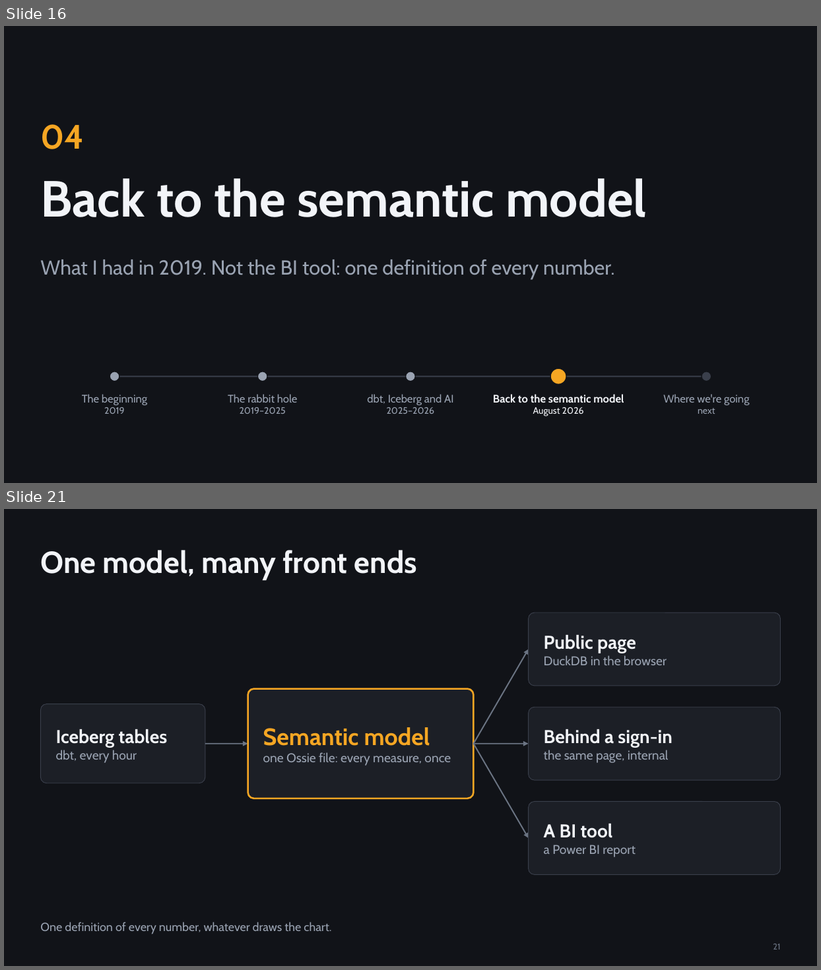
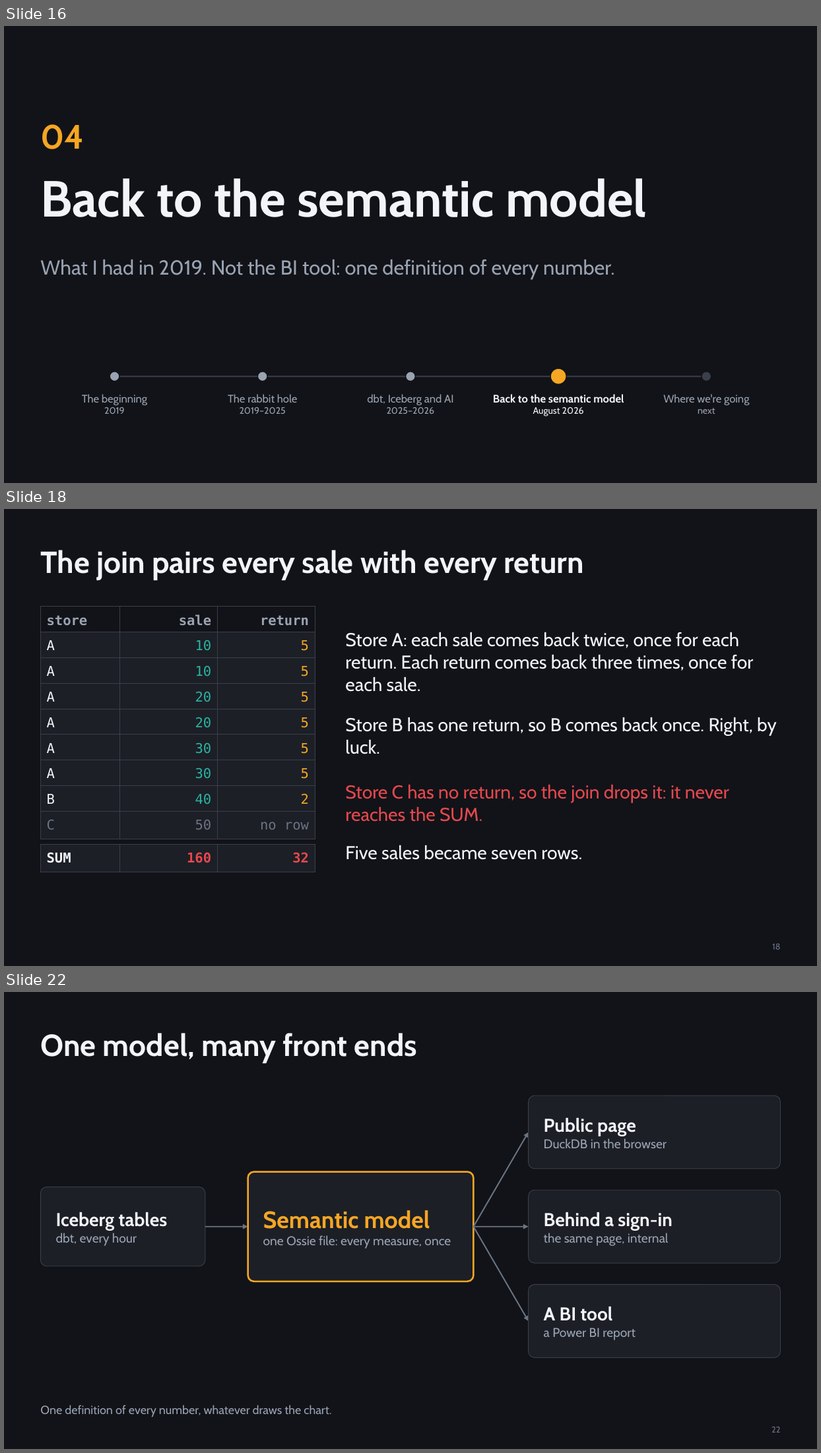
Before and after one commit to djouallah/presentations, a slide deck: analytics-as-code/analytics-as-code.pptx. Shown one above the other, each under a label of ours: slides 16 and 21 before the commit, slides 16, 18 and 22 after it; the slides between them are not shown. The pictures are 821x970 and 821x1453 pixels, drawn with LibreOffice and Linux fonts; fonts in the diff are those of the drawing. Boxes give left, top, right and bottom in pixels: in the first picture for what was removed or moved away, otherwise in the second. Text is boxed around its words. In the diff, an @@ line names an element or a change of style, - is before the commit and + after.

```diff
--- a/analytics-as-code/analytics-as-code.pptx
+++ b/analytics-as-code/analytics-as-code.pptx
@@ slide 18 added at bbox=[4, 509, 817, 966], background #111318 @@
@@ title added at bbox=[40, 550, 584, 580], 36 pt, text #F2F4F8, bold @@
+The join pairs every sale with every return
@@ table added at bbox=[40, 607, 315, 632], 1 rows, 3 columns @@
+store | sale | return
@@ table added at bbox=[40, 632, 315, 658], 1 rows, 3 columns @@
+A | 10 | 5
@@ text added at bbox=[345, 632, 754, 692], 22 pt, text #F2F4F8 @@
+Store A: each sale comes back twice, once for each return. Each return comes back three times, once for each sale.
@@ table added at bbox=[40, 658, 315, 683], 1 rows, 3 columns @@
+A | 10 | 5
@@ table added at bbox=[40, 683, 315, 709], 1 rows, 3 columns @@
+A | 20 | 5
@@ table added at bbox=[40, 709, 315, 735], 1 rows, 3 columns @@
+A | 20 | 5
@@ text added at bbox=[345, 718, 777, 755], 22 pt, text #F2F4F8 @@
+Store B has one return, so B comes back once. Right, by luck.
@@ table added at bbox=[40, 735, 315, 760], 1 rows, 3 columns @@
+A | 30 | 5
@@ table added at bbox=[40, 760, 315, 786], 1 rows, 3 columns @@
+A | 30 | 5
@@ text added at bbox=[345, 785, 729, 822], 22 pt, text #E5484D @@
+Store C has no return, so the join drops it: it never reaches the SUM.
@@ table added at bbox=[40, 786, 315, 811], 1 rows, 3 columns @@
+B | 40 | 2
@@ table added at bbox=[40, 811, 315, 837], 1 rows, 3 columns @@
+C | 50 | no row
@@ table added at bbox=[40, 844, 315, 870], 1 rows, 3 columns @@
+SUM | 160 | 32
@@ text added at bbox=[345, 846, 582, 860], 22 pt, text #F2F4F8 @@
+Five sales became seven rows.
@@ page number added at bbox=[772, 944, 780, 950], 10 pt, text #6B7483 @@
+18
@@ what was slide 21 is now slide 22 @@
@@ page number at bbox=[772, 1427, 780, 1433]: text changed @@
-21
+22
```
Also in this commit, not shown: 1 slide changed, 4 other slides added, 4 slides removed, 5 other files.
